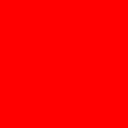
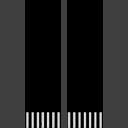
Two versions of the same layered image (128 × 128). Layer-by-layer changes:
added group "Main" with 5 layers above "APR" over (0, 0, 128, 128)
added layer "Layer 2" in group "Main" over (24, 0, 104, 128)
added layer "Layer 4" in group "Main" over (26, 112, 102, 128)
added layer "Median copy" in group "Main" over (63, 0, 65, 128)
added layer "Layer 1" in group "Main" over (0, 0, 128, 128)
renamed "TEST" to "Asphalt", moved it into group "Main", painted on it over (0, 0, 128, 128)
removed layer "APR" over (0, 0, 128, 128)
added group "APR" with 7 layers over (0, 0, 128, 128)
added layer "Layer 3" in group "APR" over (61, 0, 67, 128)
added layer "Segment_Tears" in group "APR" over (26, 0, 102, 128)
added layer "Median" (60%) in group "APR" over (62, 0, 66, 128)
added layer "Segment _Asphalt" in group "APR" over (25, 0, 103, 128)
added layer "Background" in group "APR" over (0, 0, 128, 128)
